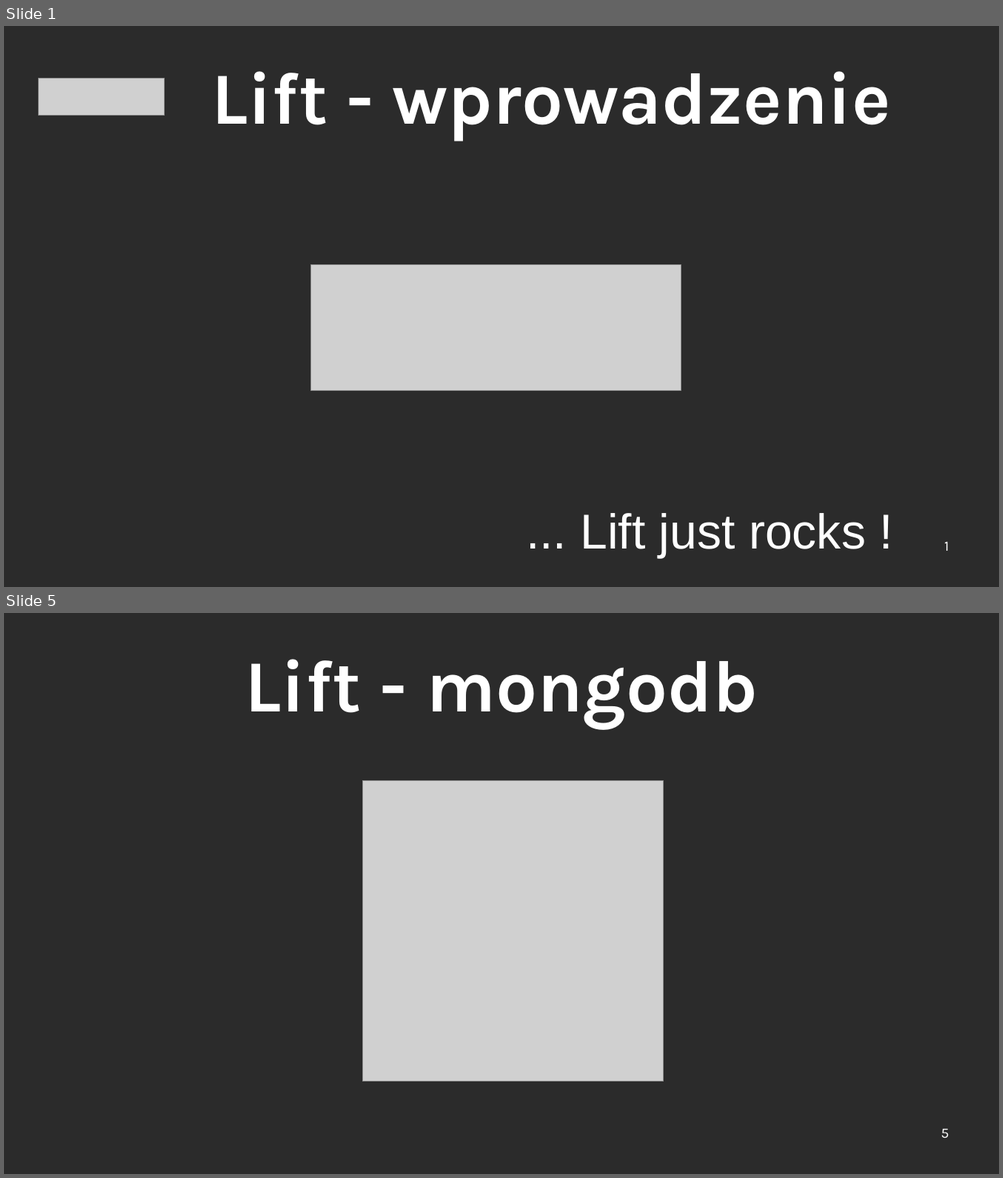
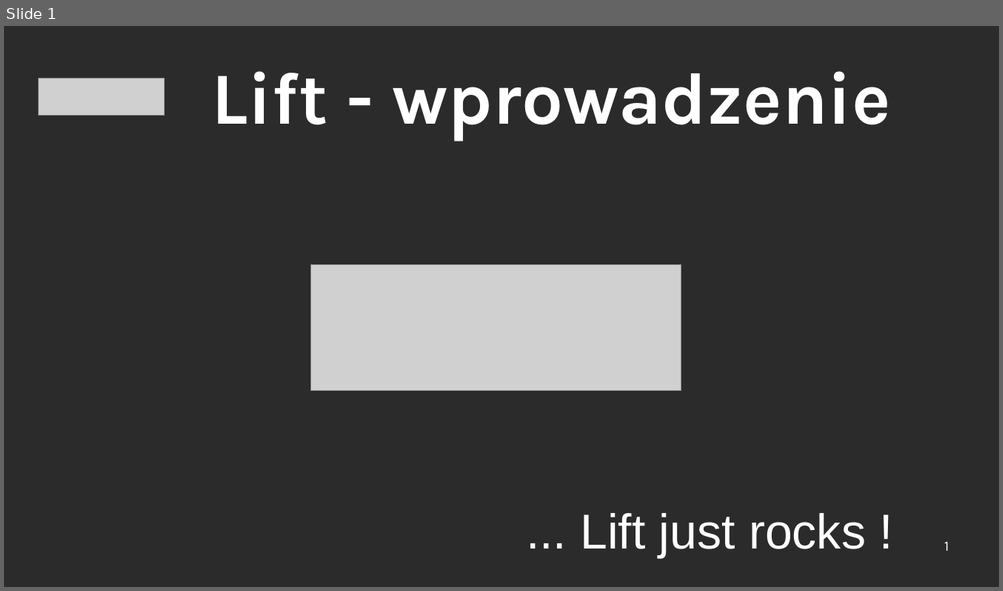
Before and after one commit to ScalaConsultants/lift-rest-demo, a slide deck: doc/lift-demo.odp. Shown one above the other, each under a label of ours: slides 1 and 5 before the commit, slide 1 after it; the slides between them are not shown. The pictures are 1003x1178 and 1003x591 pixels, drawn with LibreOffice and Linux fonts; fonts in the diff are those of the drawing; grey boxes stand for pictures; background and template pictures are left out; a plain dark background stands for a picture behind light text. Boxes give left, top, right and bottom in pixels: in the first picture for what was removed or moved away, otherwise in the second. Text is boxed around its words. In the diff, an @@ line names an element or a change of style, - is before the commit and + after.

```diff
--- a/doc/lift-demo.odp
+++ b/doc/lift-demo.odp
@@ slide 5 removed at [4,613,999,1174], background picture (left out) @@
@@ title removed at [245,659,757,728] @@
-Lift - mongodb
@@ picture removed at [362,780,663,1081] @@
@@ page number removed at [941,1129,949,1138] @@
-5
```
Also in this commit, not shown: 9 slides added, 8 other slides removed.
